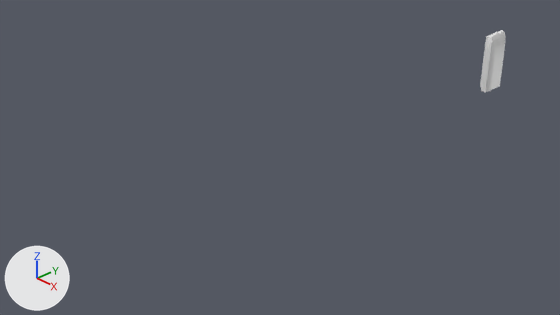
One commit to the Blender file Old Fridge.blend: the scene before it, then after it.
Camera for both pictures: the file's camera 'Camera'. The lights are fixed; the arrows at lower left show +X, +Y and +Z.

The first picture shows 'Fridge BO door.002'.
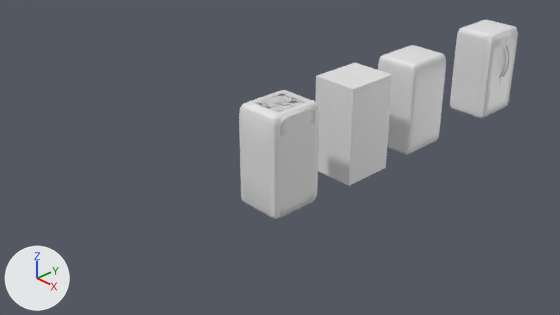
Commit message: Creating the handles before applying modifiers

Where the newer file only moved an object's origin or applied its transform, the numbers keep the older frame.

Pixel boxes [x1, y1, x2, y2] of what changed, in the pictures (560 x 315 px):
'Dimensions', shown
    after: [315, 63, 392, 185]
'Fridge BO door', shown
    after: [378, 45, 446, 155]
'Fridge.003', shown
    after: [270, 100, 319, 218]
'Fridge', shown
    after: [241, 91, 316, 219]
'Fridge BO door.001', shown
    after: [450, 20, 512, 118]
'Fridge BO door.002', moved
    before: [480, 30, 506, 92]
    after: [481, 30, 506, 92]
'Fridge.002', shown
    after: [239, 90, 312, 216]
'Fridge.001', shown
    after: [279, 108, 314, 218]
'Fridge BO door.003', shown
    after: [478, 81, 512, 118]
'Fridge BO door.004', shown
    after: [500, 26, 518, 86]
'Cube.001', added
    after: [499, 45, 510, 78]

What changed in the scene script:
```text
Add me_cube_005:
    me_cube_005.from_pydata(...)  # 20 vertices, 17 faces; spans x -0.016..0.096, y -0.302..0.0, z 0.03..0.082
    me_cube_005.polygons.foreach_set('use_smooth', [True] * 17)
Change ob_dimensions:
    remove ob_dimensions.hide_set(True)
Change ob_fridge:
    remove ob_fridge.hide_set(True)
Change ob_fridge_001:
    remove ob_fridge_001.hide_set(True)
Change ob_fridge_002:
    remove ob_fridge_002.hide_set(True)
Change ob_fridge_bo_door:
    remove ob_fridge_bo_door.hide_set(True)
Change ob_fridge_003:
    remove ob_fridge_003.hide_set(True)
Change ob_fridge_bo_door_001:
    remove ob_fridge_bo_door_001.hide_set(True)
Change ob_fridge_bo_door_002:
    ob_fridge_bo_door_002.location: (0.0, 0.0, 0.0) -> (0.27, 4.77, 0.16)
Change ob_fridge_bo_door_003:
    remove ob_fridge_bo_door_003.hide_set(True)
Change ob_fridge_bo_door_004:
    remove ob_fridge_bo_door_004.hide_set(True)
Add ob_cube_001:
    ob_cube_001 = bpy.data.objects.new('Cube.001', me_cube_005)
    ob_cube_001.location = (0.39, 5.21, 0.23)
    ob_cube_001.rotation_euler = (1.571, 0.0, 0.0)  # degrees (90, 0, 0)
    _m = ob_cube_001.modifiers.new('Mirror', 'MIRROR')
    _m.use_axis = (False, True, True)
    _m.use_clip = True
    _m.merge_threshold = 0.003
    _m = ob_cube_001.modifiers.new('Subdivision', 'SUBSURF')
    _m.levels = 2
```
